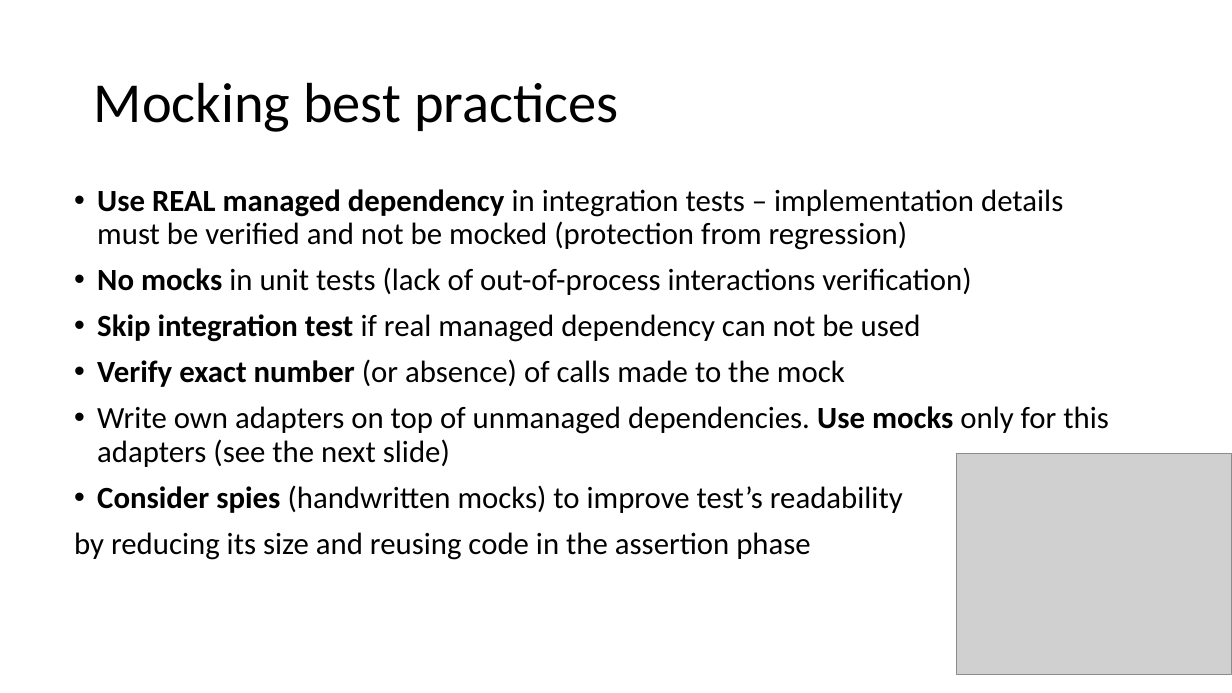
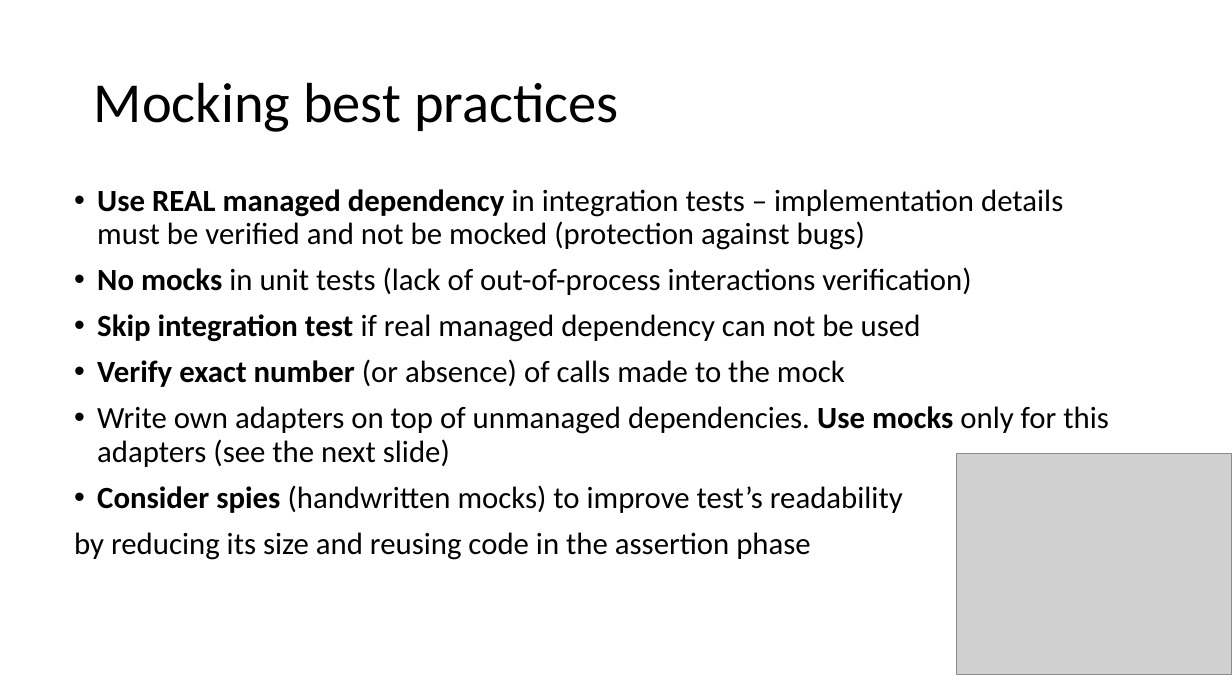
Before and after one commit to magicmanam/slides, a slide deck: slide 58 of automation-testing/unit-testing.pptx. Drawn at 1232x693 pixels with LibreOffice and Linux fonts; fonts in the diff are those of the drawing; grey boxes stand for pictures. Boxes give left, top, right and bottom in pixels: in the first picture for what was removed or moved away, otherwise in the second. Text is boxed around its words. In the diff, an @@ line names an element or a change of style, - is before the commit and + after.

```diff
--- a/automation-testing/unit-testing.pptx
+++ b/automation-testing/unit-testing.pptx
@@ text at [97,189,1063,250]: text changed @@
-• Use REAL managed dependency in integration tests – implementation details must be verified and not be mocked (protection from regression)
+• Use REAL managed dependency in integration tests – implementation details must be verified and not be mocked (protection against bugs)
```
Also in this commit, not shown: 29 other slides changed.
